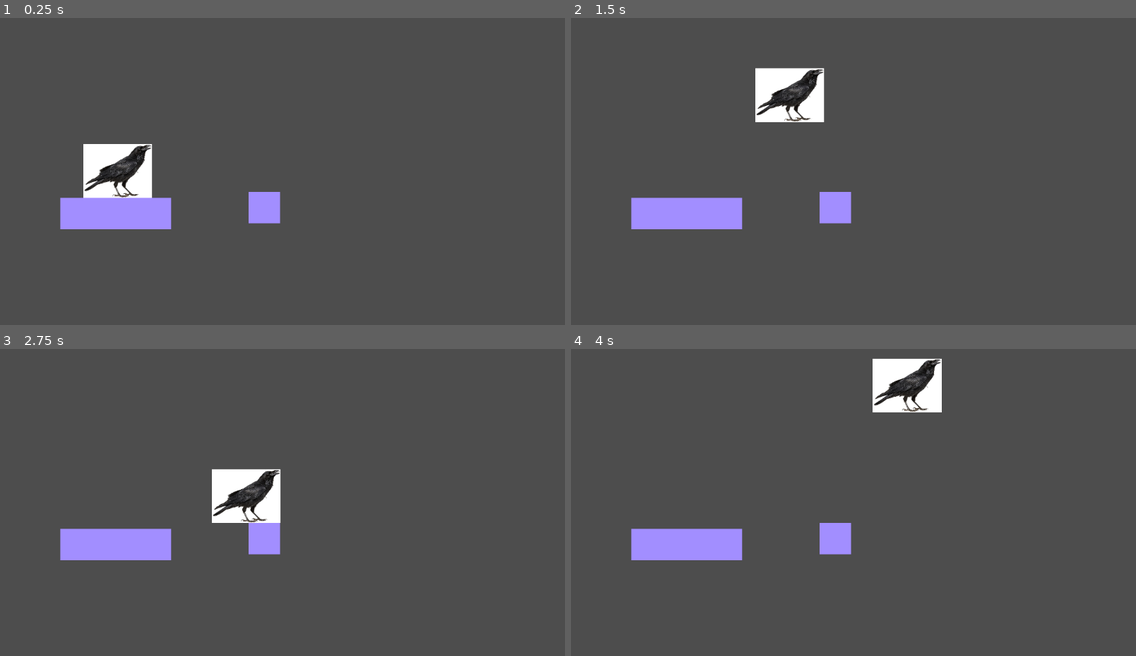
Above: before the commit, frames 1-4 (two rows, left to right).
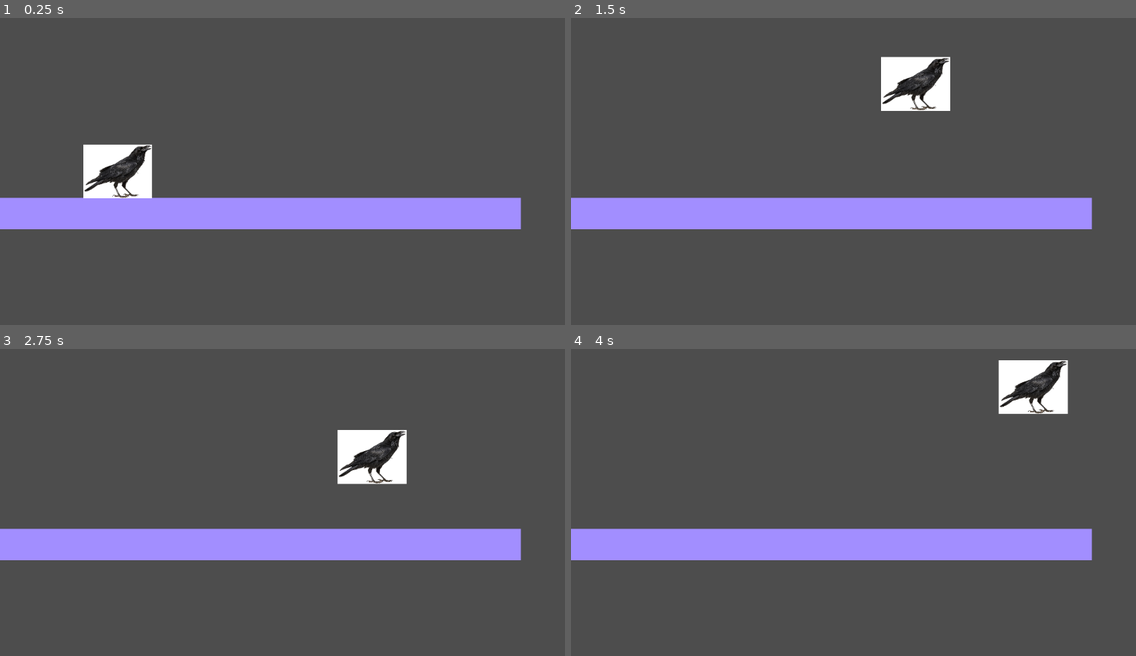
Above: after the commit, the same moments.

Repository: stellarinrin/skong_crow
Game: Godot game, scene res://levels/sandbox.tscn
Two runs of this game, one before a commit and one after it. Both use one fixed random seed, a clock stepped at 60 frames per second and the inputs below.
Inputs:
- Up to frame 1 (0.25 s): no input
- Up to frame 2 (1.5 s): tap Enter at 0.5 s; hold Z (jump) 0.53-1.28 s; hold Right (ui_right) from 0.53 s (still down); tap C (dash) at 0.6 s; tap Z (jump) at 1.35 s
- Up to frame 3 (2.75 s): tap Z (jump) at 1.52, 1.82 s; tap C (dash) at 1.55, 2.1 s; release Right (ui_right) at 2.03 s; hold Left (ui_left) from 2.03 s (still down); hold Z (jump) from 2.03 s (still down)
- Up to frame 4 (4 s): release Left (ui_left) at 2.78 s; release Z (jump) at 2.78 s; hold Right (ui_right) from 2.78 s (still down); tap C (dash) at 2.85 s; tap Z (jump) at 3.02, 3.32 s; hold Z (jump) from 3.53 s (still down)

The runs differ from the first frame. In frame 1, 7.4% of the frame differs, in the area x 0-93%, y 41-69%; in frame 2, 11%, in the area x 0-93%, y 12-69%; in frame 3, 11%; in frame 4, 11%.

Commit message:
Add crow dash and glide

Diff:
--- a/skong-crow/level_objects/basic_platform.tscn
+++ b/skong-crow/level_objects/basic_platform.tscn
@@ -4,9 +4,6 @@
 size = Vector2(64, 64)
 
 [node name="BasicPlatform" type="StaticBody2D"]
-
-[node name="CollisionShape2D" type="CollisionShape2D" parent="."]
-shape = SubResource("RectangleShape2D_jey1l")
 
 [node name="ColorRect" type="ColorRect" parent="."]
 anchors_preset = 15
@@ -19,3 +16,6 @@
 grow_horizontal = 2
 grow_vertical = 2
 color = Color(0.63647413, 0.5560936, 1.673384, 1)
+
+[node name="CollisionShape2D" type="CollisionShape2D" parent="."]
+shape = SubResource("RectangleShape2D_jey1l")
--- a/skong-crow/levels/sandbox.tscn
+++ b/skong-crow/levels/sandbox.tscn
@@ -7,10 +7,11 @@
 
 [node name="BasicPlatform" parent="." instance=ExtResource("1_whpuv")]
 position = Vector2(236.00002, 420)
-scale = Vector2(3.5199995, 1)
+scale = Vector2(25.809797, 1)
 
 [node name="Crow" parent="." instance=ExtResource("2_85hcc")]
 position = Vector2(257, 332)
 
 [node name="BasicPlatform2" parent="." instance=ExtResource("1_whpuv")]
-position = Vector2(539, 408)
+position = Vector2(695, 416)
+scale = Vector2(3.64, 0.6399989)
--- a/skong-crow/player/crow.gd
+++ b/skong-crow/player/crow.gd
@@ -2,11 +2,18 @@
 
 @export var speed: int = 240
 @export var movement_acceleration: int = 20
+@export var dash_speed: int = 1000
+@export var max_dash_count: int = 1
+var dash_count: int = 0
+
+@export var gravity: int = 15
+@export var base_gravity: int = 15
+@export var float_speed: int = 4
+
 @export var ground_jump_speed: int = -speed * 2
 @export var midair_jump_speed: int = -speed * 2
 @export var max_midair_jumps: int = 1
-@export var midair_jump_count: int = 0
-@export var gravity: int = 15
+var midair_jump_count: int = 0
 
 func _physics_process(delta: float) -> void:
 	handle_input()
@@ -18,12 +25,14 @@
 	var direction = Input.get_axis("ui_left","ui_right")
 	if direction == 0:
 		velocity.x = move_toward(velocity.x, 0, movement_acceleration)
+	elif Input.is_action_just_pressed("dash") and dash_count < max_dash_count:
+		velocity.x = dash_speed * direction
+		dash_count = 1
 	else:
 		velocity.x = move_toward(velocity.x, speed * direction, movement_acceleration)
 
 	#Ground Jump
 	if Input.is_action_just_pressed("jump") and is_on_floor():
-		midair_jump_count = 0
 		velocity.y = ground_jump_speed
 
 	#Midair Jump
@@ -31,3 +40,12 @@
 			and midair_jump_count < max_midair_jumps:
 		velocity.y = midair_jump_speed
 		midair_jump_count += 1
+	if is_on_floor() or is_on_wall():
+		dash_count = 0
+		midair_jump_count = 0
+
+	#Float / Glide
+	if Input.is_action_pressed("jump") and velocity.y >= 0:
+		gravity = float_speed
+	else:
+		gravity = base_gravity
--- a/skong-crow/player/crow.tscn
+++ b/skong-crow/player/crow.tscn
@@ -3,8 +3,8 @@
 [ext_resource type="Texture2D" uid="uid://dxxcioa0r6asl" path="res://visual_assets/crow_stock1.png" id="1_7v3a5"]
 [ext_resource type="Script" uid="uid://cw854hwchw7xr" path="res://player/crow.gd" id="1_nkqc6"]
 
-[sub_resource type="CircleShape2D" id="CircleShape2D_nkqc6"]
-radius = 55.00909
+[sub_resource type="RectangleShape2D" id="RectangleShape2D_nkqc6"]
+size = Vector2(58, 107)
 
 [node name="Crow" type="CharacterBody2D"]
 script = ExtResource("1_nkqc6")
@@ -15,4 +15,5 @@
 texture = ExtResource("1_7v3a5")
 
 [node name="CollisionShape2D" type="CollisionShape2D" parent="."]
-shape = SubResource("CircleShape2D_nkqc6")
+position = Vector2(-1, 0.5)
+shape = SubResource("RectangleShape2D_nkqc6")
--- a/skong-crow/project.godot
+++ b/skong-crow/project.godot
@@ -24,6 +24,7 @@
 jump={
 "deadzone": 0.2,
 "events": [Object(InputEventKey,"resource_local_to_scene":false,"resource_name":"","device":-1,"window_id":0,"alt_press …(192 unchanged characters)…
+, Object(InputEventKey,"resource_local_to_scene":false,"resource_name":"","device":-1,"window_id":0,"alt_pressed":false,"shift_pressed":false,"ctrl_pressed":false,"meta_pressed":false,"pressed":false,"keycode":0,"physical_keycode":32,"key_label":0,"unicode":32,"location":0,"echo":false,"script":null)
 ]
 }
 attack={
